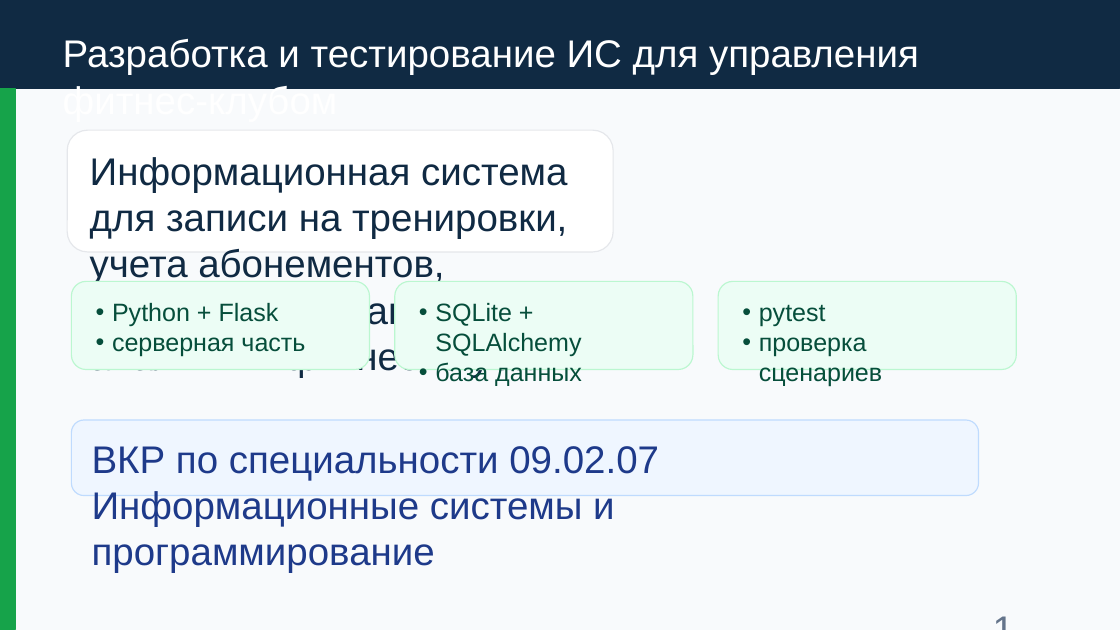
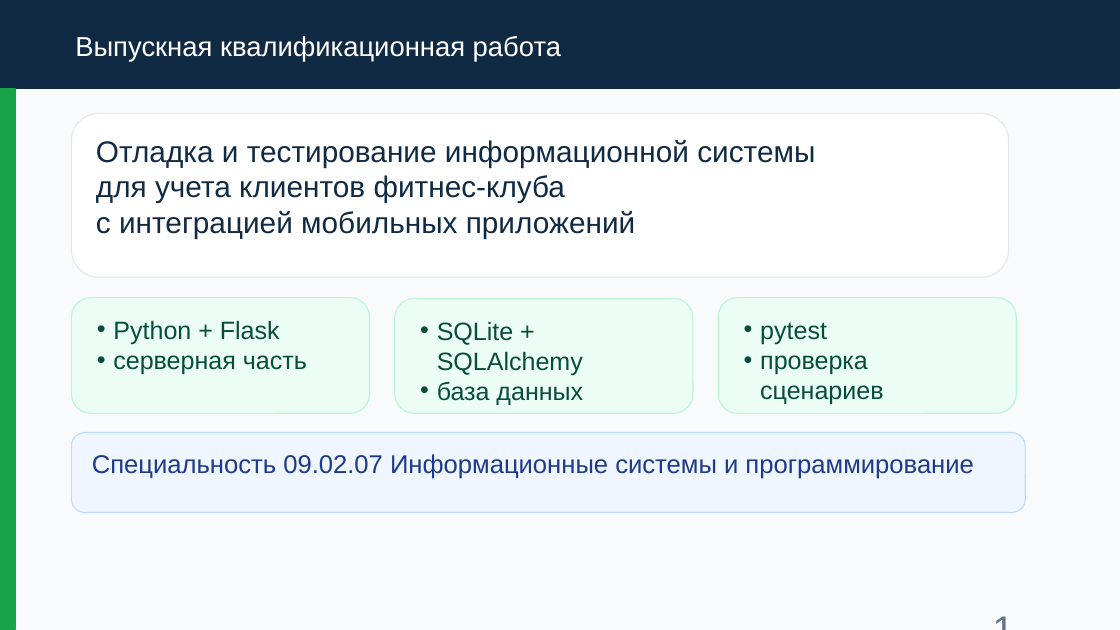
Before and after one commit to 9onin/fitness_gym_app, a slide deck: slide 1 of docs/fitness_gym_defense_presentation.pptx. Drawn at 1120x630 pixels with LibreOffice and Linux fonts; fonts in the diff are those of the drawing. Boxes give left, top, right and bottom in pixels: in the first picture for what was removed or moved away, otherwise in the second. Text is boxed around its words. In the diff, an @@ line names an element or a change of style, - is before the commit and + after.

```diff
--- a/docs/fitness_gym_defense_presentation.pptx
+++ b/docs/fitness_gym_defense_presentation.pptx
@@ rectangle: place and size @@
-rectangle at (0,0,1120,630)
+rectangle at (0,0,1120,613)
@@ text at (75,36,561,62): text changed; size 33 to 23.5 pt @@
-Разработка и тестирование ИС для управления фитнес-клубом
+Выпускная квалификационная работа
@@ rounded rectangle "Отладка и тестирование информационной системы": place and size @@
-rounded rectangle "Отладка и тестирование информационной системы" at (67,130,613,252)
+rounded rectangle "Отладка и тестирование информационной системы" at (71,113,1009,277)
@@ text in rounded rectangle at (96,140,815,239): text changed; size 33 to 25.5 pt @@
-Информационная система для записи на тренировки, учета абонементов, администрирования и аналитики фитнес-клуба
+Отладка и тестирование информационной системы
+для учета клиентов фитнес-клуба
+с интеграцией мобильных приложений
@@ rounded rectangle "Python + Flask": place and size @@
-rounded rectangle "Python + Flask" at (71,281,370,370)
+rounded rectangle "Python + Flask" at (71,297,370,413)
@@ indent changed in 3 elements at (71,297,370,413), (718,297,1017,413), (395,298,693,413) @@
@@ rounded rectangle "SQLite + SQLAlchemy": place and size @@
-rounded rectangle "SQLite + SQLAlchemy" at (395,281,693,370)
+rounded rectangle "SQLite + SQLAlchemy" at (395,298,693,413)
@@ rounded rectangle "pytest": place and size @@
-rounded rectangle "pytest" at (718,281,1017,370)
+rounded rectangle "pytest" at (718,297,1017,413)
@@ rounded rectangle "Специальность 09.02.07 Информационные системы и ...": place and size @@
-rounded rectangle "Специальность 09.02.07 Информационные системы и ..." at (71,420,979,496)
+rounded rectangle "Специальность 09.02.07 Информационные системы и ..." at (71,433,1025,513)
@@ text in rounded rectangle at (92,454,973,479): text changed; size 33 to 22 pt @@
-ВКР по специальности 09.02.07 Информационные системы и программирование
+Специальность 09.02.07 Информационные системы и программирование
```
Also in this commit, not shown: 14 other slides changed, 6 slides added, 34 other files.
